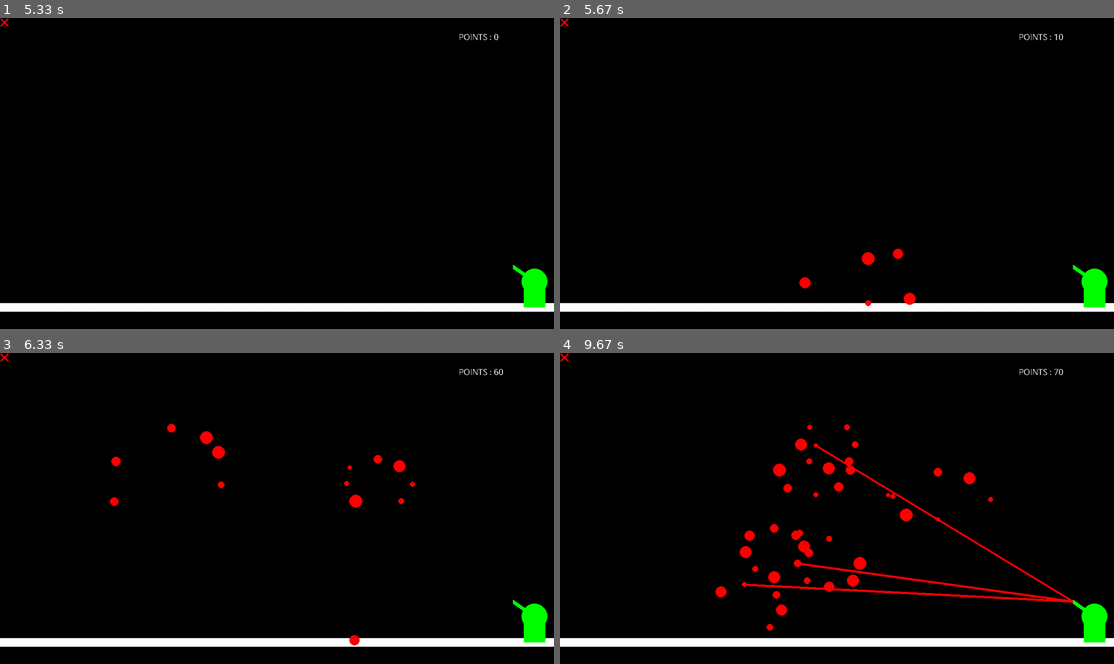
Above: before the commit, frames 1-4 (two rows, left to right).
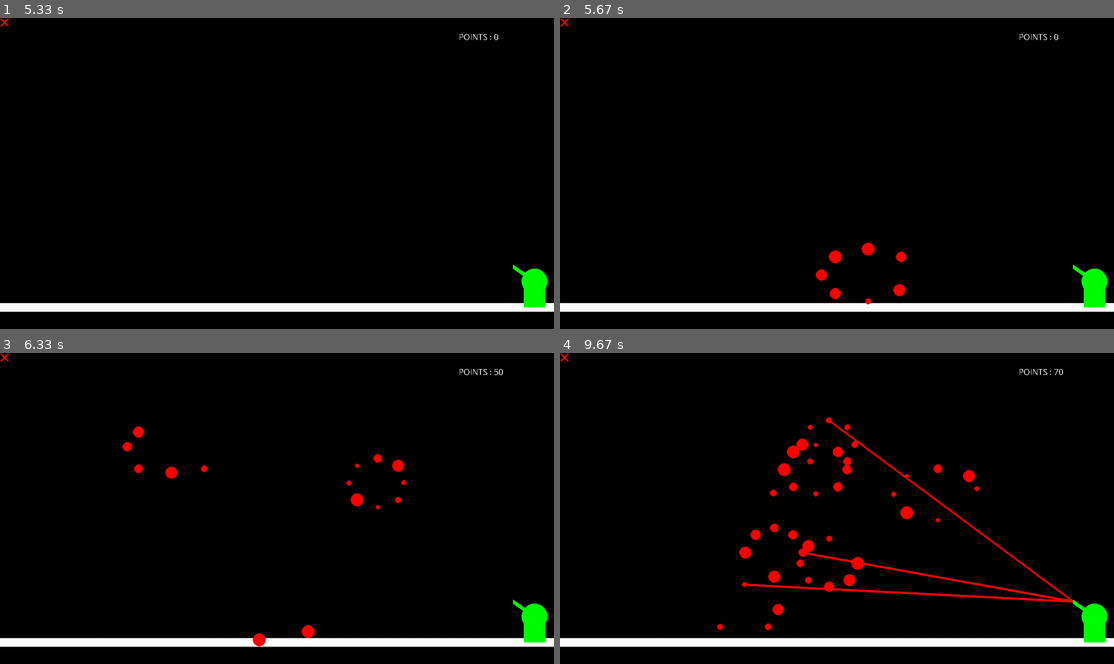
Above: after the commit, the same moments.

Repository: BapL49/projet-1---feu-d-artifices
Game: pygame game, started from main.py
Same seed, same stepped clock (60 frames per second), same inputs: the game is played once before the commit and once after it.
Inputs (mouse positions are in pixels of both pictures, inside the frame that each line leads up to):
- Up to frame 1 (5.33 s): no input
- Up to frame 2 (5.67 s): press the mouse at (870, 260) at 5.37 s; move the mouse to (787, 176) at 5.47 s; release the mouse at (704, 92) at 5.6 s
- Up to frame 3 (6.33 s): click (171, 433) at 5.72 s; click (376, 483) at 6.05 s
- Up to frame 4 (9.67 s): click (742, 608) at 6.38 s; click (814, 468) at 6.72 s; click (831, 561) at 7.05 s; click (776, 552) at 7.38 s; click (825, 443) at 8.55 s

Frame 1 is identical in both runs. In frame 2, 0.6% of the frame differs, in the area x 43-91%, y 5-93%; in frame 3, 1.0%; in frame 4, 2.8%, in the area x 28-93%, y 20-90%.

Commit message:
supression de l'attributs vitesse

Diff:
--- a/Division.py
+++ b/Division.py
@@ -10,7 +10,6 @@
         self.direction = direction # angle (en radian) vers lequel se dirige la division
         self.vitesseInitialeBase = 6 # constante vitesse de départ de la division (commune à toutes les divisions)
         self.vitesseInitialeY = self.vitesseInitialeBase * math.sin(self.direction) # vitesse de départ sur l'axe Y
-        self.vitesse = randint(8, 22) # vitesse de la division (pour l'axe Y et X)
         self.acceleration = 9.8 # constante d'accélération
         self.couleur = (255, 0, 0)
         self.circle_radius = randint(5, 15) # circonférence de la division
@@ -25,10 +24,10 @@
     def move(self):
         dt = 0.1 # delta time (valeur fixe)
         self.positionY += 0.5 * self.acceleration * dt**2 + self.vitesseInitialeY * dt
-        self.positionX += 0.5 * self.acceleration * dt**2 + self.vitesse * self.vitesseInitialeBase * math.cos(self.direction) * dt
+        self.positionX += 0.5 * self.acceleration * dt**2 + self.acceleration * self.vitesseInitialeBase * math.cos(self.direction) * dt
         # met à jour la position de la division
         self.circle = pygame.draw.circle(self.fenetre, self.couleur, (int(self.positionX), int(self.positionY)), self.circle_radius)
-        self.vitesseInitialeY += self.vitesse # augmente la vitesse sur l'axe Y
+        self.vitesseInitialeY += self.acceleration # augmente la vitesse sur l'axe Y
 
 
     def update(self):
